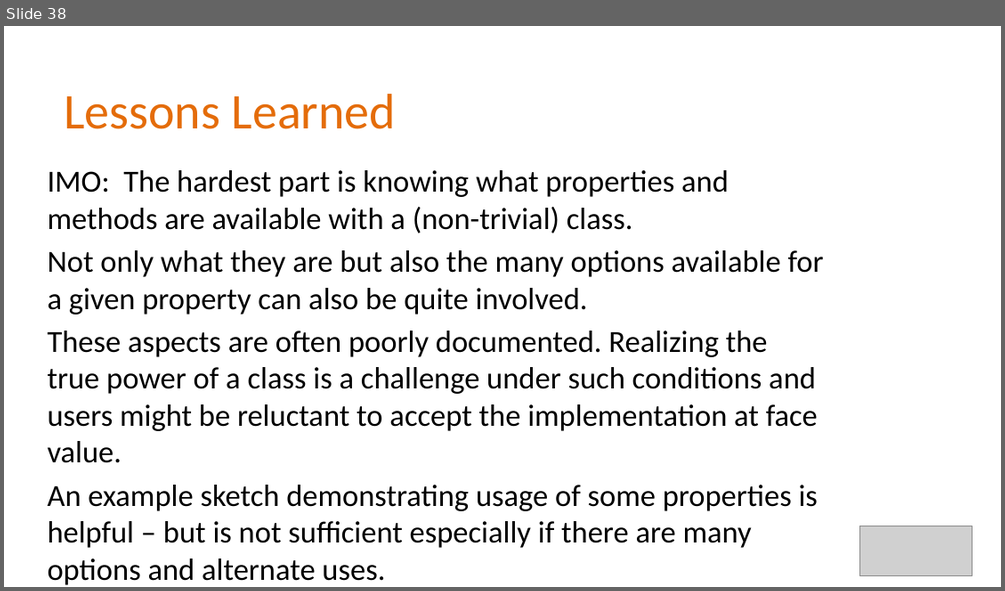
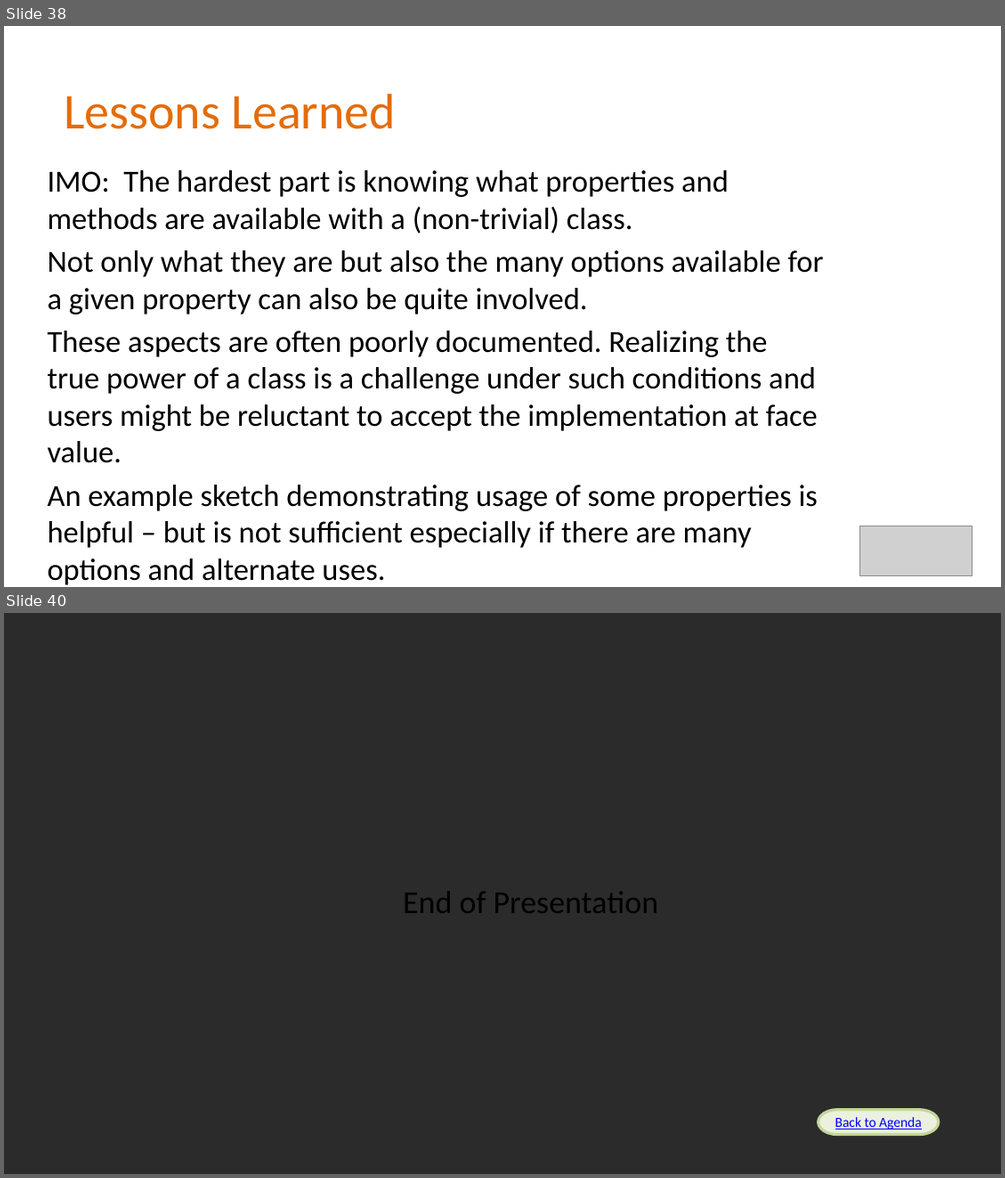
Before and after one commit to Alan-Lomax/MERG-SIG-Presentations, a slide deck: Introduction to Class Programming Part 2.pptx. Shown one above the other, each under a label of ours: slide 38 before the commit, slides 38 and 40 after it; the slides between them are not shown. The pictures are 1005x591 and 1005x1178 pixels, drawn with LibreOffice and Linux fonts; fonts in the diff are those of the drawing; grey boxes stand for pictures; background and template pictures are left out; a plain dark background stands for a picture behind light text. Boxes give left, top, right and bottom in pixels: in the first picture for what was removed or moved away, otherwise in the second. Text is boxed around its words. In the diff, an @@ line names an element or a change of style, - is before the commit and + after.

```diff
--- a/Introduction to Class Programming Part 2.pptx
+++ b/Introduction to Class Programming Part 2.pptx
@@ slide 40 added at [4, 613, 1001, 1174], background picture (left out) @@
@@ text added at [403, 891, 659, 913], 23.1 pt, text #000000 @@
+End of Presentation
@@ pill shape added at [818, 1110, 939, 1135], fill #EBF1DE, outline #C3D69B 2 pt, 10 pt, text #0000FF, underline @@
+Back to Agenda
```
Also in this commit, not shown: 11 slides changed, 1 slide removed.
